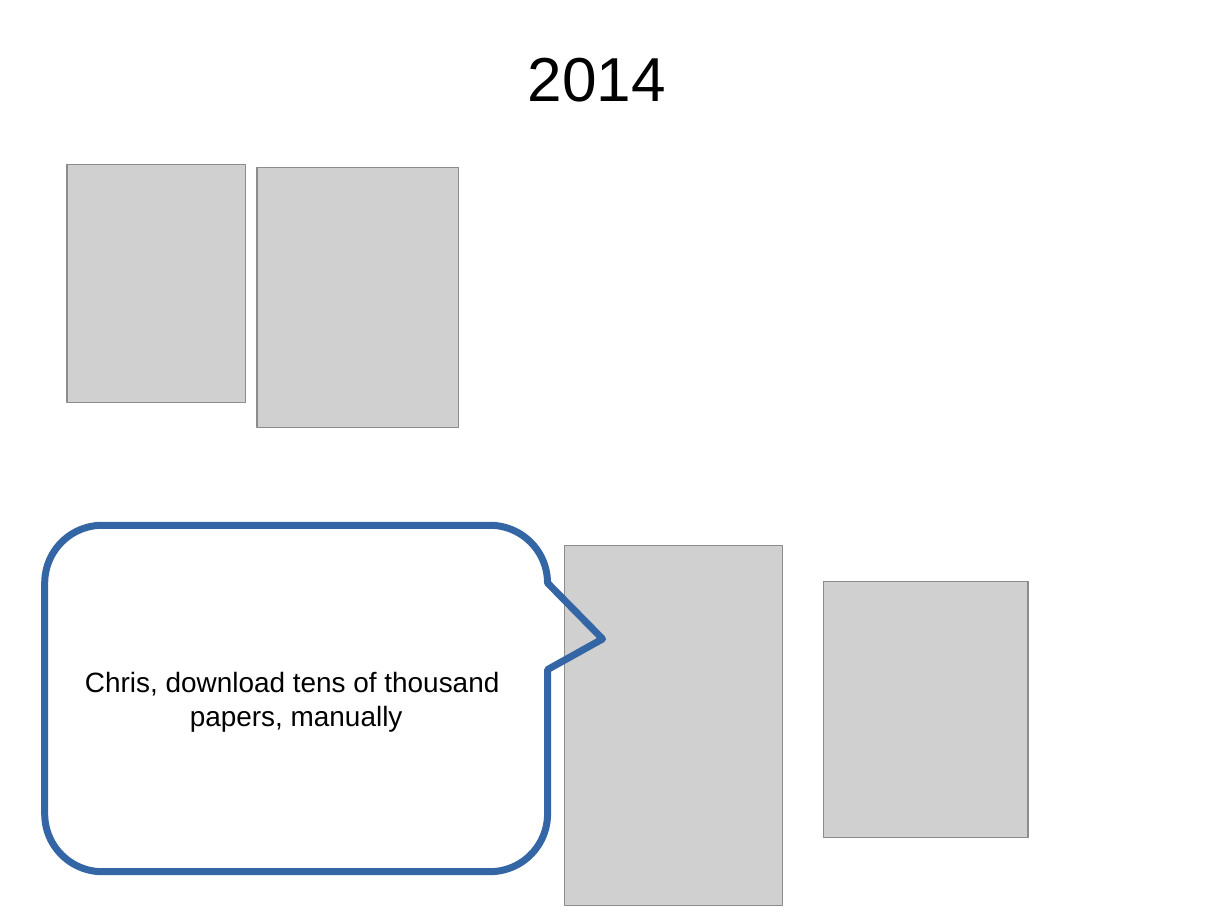
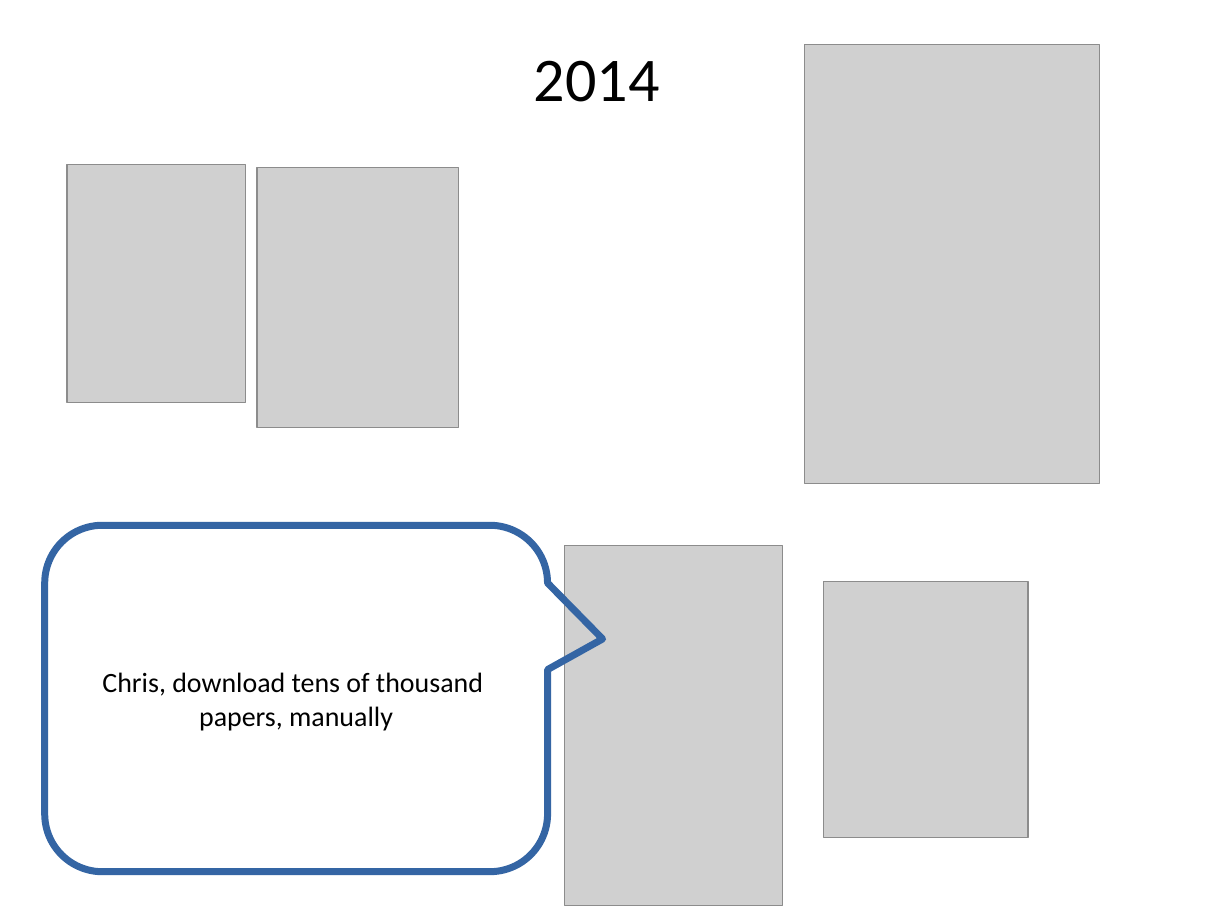
Before and after one commit to chartgerink/talks, a slide deck: slide 18 of 2016_2017/20170621tdm-ep/presentation.odp (slide 16 before the commit). Drawn at 1232x924 pixels with LibreOffice and Linux fonts; fonts in the diff are those of the drawing; grey boxes stand for pictures. Boxes give left, top, right and bottom in pixels: in the first picture for what was removed or moved away, otherwise in the second. Text is boxed around its words. In the diff, an @@ line names an element or a change of style, - is before the commit and + after.

```diff
--- a/2016_2017/20170621tdm-ep/presentation.odp
+++ b/2016_2017/20170621tdm-ep/presentation.odp
@@ text "2014" at [534,60,660,102]: font Arial to Calibri @@
@@ picture added at [805,45,1100,484] @@
@@ rounded speech box "Chris, download tens of thousand" at [45,525,548,872]: font Arial to Calibri @@
```
Also in this commit, not shown: 26 other slides changed, 15 slides added, 6 slides removed, 2 other files.
